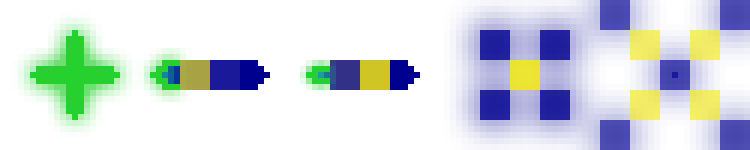
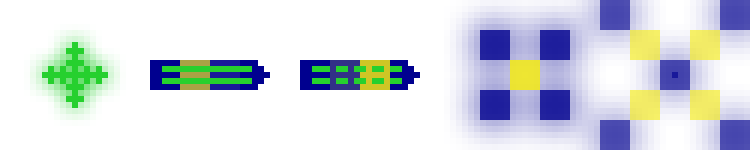
Layer changes from the first w=750, h=150 image to the second:
painted on "Layer 1" over [30, 30, 120, 120]
removed layer "Layer 5" over [150, 60, 180, 90]
painted on "Layer 2" over [150, 60, 252, 90]
removed layer "Layer 6" over [306, 66, 330, 84]
painted on "Layer 3" over [300, 60, 402, 90]
